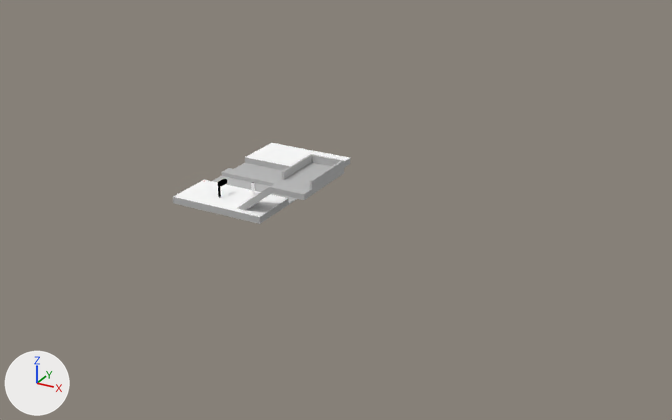
Two versions of the Blender file Assets/Meshes/Smithsonian_Metro/smithsonian_metro.blend, one commit apart.
Rendered twice from a 50 mm lens placed at (12.52, -19.21, 9.27), pointed at (1.48, 0.87, -0.77). The axes (+X, +Y, +Z) are drawn at lower left. The lights are the same throughout.

The scene before the commit, as lines of its bpy script (objects in view):
```python
ob_pcube2 = bpy.data.objects.new('pCube2', me_untitled_002)
ob_pcube2.location = (-0.79, 0.92, -0.42)
ob_pcube2.rotation_euler = (1.571, 0.0, 0.0)  # degrees (90, 0, 0)
ob_pcube2.scale = (2.72, 0.0566, 6.01)
ob_pcube3 = bpy.data.objects.new('pCube3', me_untitled_001)
ob_pcube3.location = (0.28, -1.21, 0.02)
ob_pcube3.rotation_euler = (1.571, -0.635, 0.0)  # degrees (90, -36, 0)
ob_pcube3.scale = (1.38, 0.162, 0.162)
ob_pcube4 = bpy.data.objects.new('pCube4', me_untitled)
ob_pcube4.location = (0.93, -1.14, 0.53)
ob_pcube4.rotation_euler = (1.571, 0.0, 0.0)  # degrees (90, 0, 0)
ob_pcube4.scale = (0.299, 0.299, 0.299)
ob_pcube5 = bpy.data.objects.new('pCube5', me_untitled_003)
ob_pcube5.location = (0.81, 0.73, 0.56)
ob_pcube5.rotation_euler = (1.571, 0.0, 0.0)  # degrees (90, 0, 0)
ob_pcube5.scale = (0.0566, 0.0566, 0.0566)
```
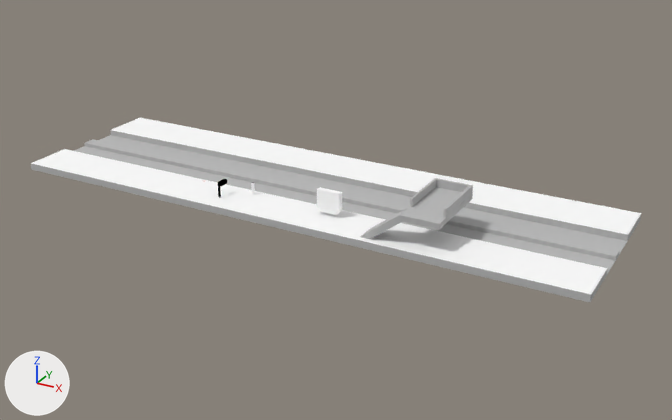
Commit message: Adding some more smithsonian metro meshes

The change, as a list of edits to the scene's bpy script:
```text
Add mat_metroadbox_000:
    mat_metroadbox_000 = bpy.data.materials.new('MetroAdBox.000')
    # nodes: AddShader, BsdfAnisotropic, BsdfDiffuse, BsdfRefraction, BsdfTransparent, Displacement, Math, Mix, MixShader, OutputMaterial
    # colours: white #ffffff, black #000000
Change me_untitled_002:
    where me_untitled_002.from_pydata(...)  # 56 vertices, 54 faces; spans x -0.5..0.5, y -0.5..2.87, z -0.41..0.4
    used by ob_pcube2; location = (-0.79, 0.92, -0.42); rotation_euler = (1.571, 0.0, 0.0), in degrees (90, 0, 0); scale = (2.72, 0.0566, 6.01)
    me_untitled_002 part 1: the whole mesh is scaled about its middle by (5.94, 1, 1), then moved by (-2.47, 0.0, 0.0)
Add me_cube_003:
    me_cube_003.from_pydata(...)  # 20 vertices, 18 faces; spans x -3.56..3.56, y -0.48..0.72, z -2.85..4.41
    me_cube_003.materials.append(mat_metroadbox_000)
Change ob_pcube5:
    ob_pcube5.location: (0.81, 0.73, 0.56) -> (4.36, 0.73, 0.56)
Change ob_pcube4:
    ob_pcube4.location: (0.93, -1.14, 0.53) -> (4.48, -1.14, 0.53)
Change ob_pcube3:
    ob_pcube3.location: (0.28, -1.21, 0.02) -> (3.83, -1.21, 0.02)
Change ob_pcube2:
    ob_pcube2.location: (-0.79, 0.92, -0.42) -> (7.53, 0.92, -0.42)
Add ob_cube_003:
    ob_cube_003 = bpy.data.objects.new('Cube.003', me_cube_003)
    ob_cube_003.location = (2.05, -0.53, 0.05)
    ob_cube_003.scale = (0.0906, 0.12, 0.0825)
```

Pixel boxes [x1, y1, x2, y2] of what changed, in the pictures (672 x 420 px; the box of a moved part takes in the faces that stretch with it):
'pCube2', mesh rescaled, moved (243% wider, 126% taller): before [173, 143, 350, 224]; after [31, 118, 641, 302]
'pCube4', moved: before [270, 163, 344, 200]; after [400, 187, 473, 230]
'pCube5', moved: before [281, 154, 344, 189]; after [410, 178, 473, 217]
'pCube3', moved: before [237, 179, 282, 210]; after [360, 207, 409, 239]
'Cube.003', added: after [317, 187, 342, 215]
part 1 of me_untitled_002, moved or reshaped: before [173, 143, 349, 224]; after [31, 118, 641, 302]
